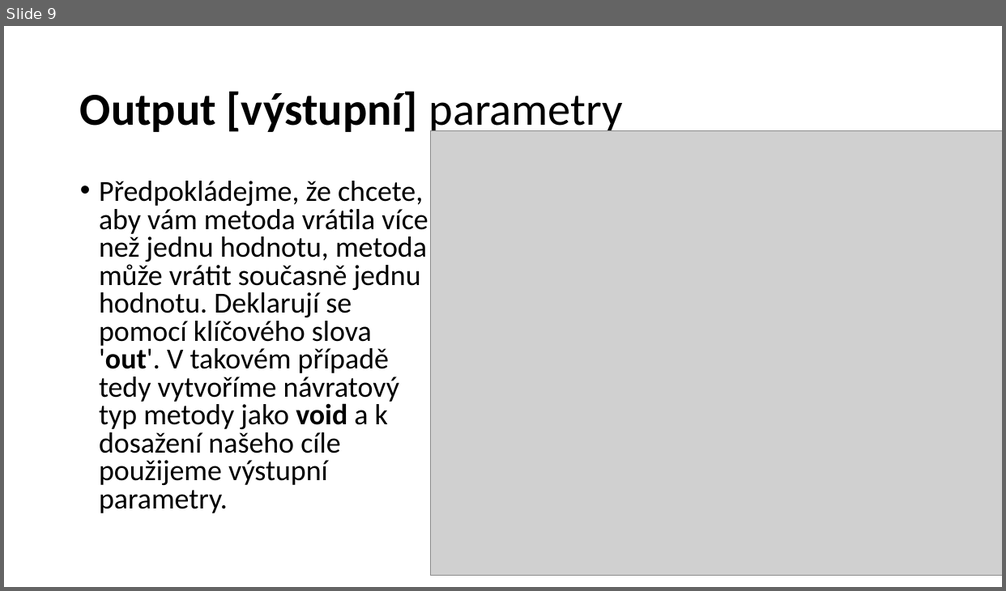
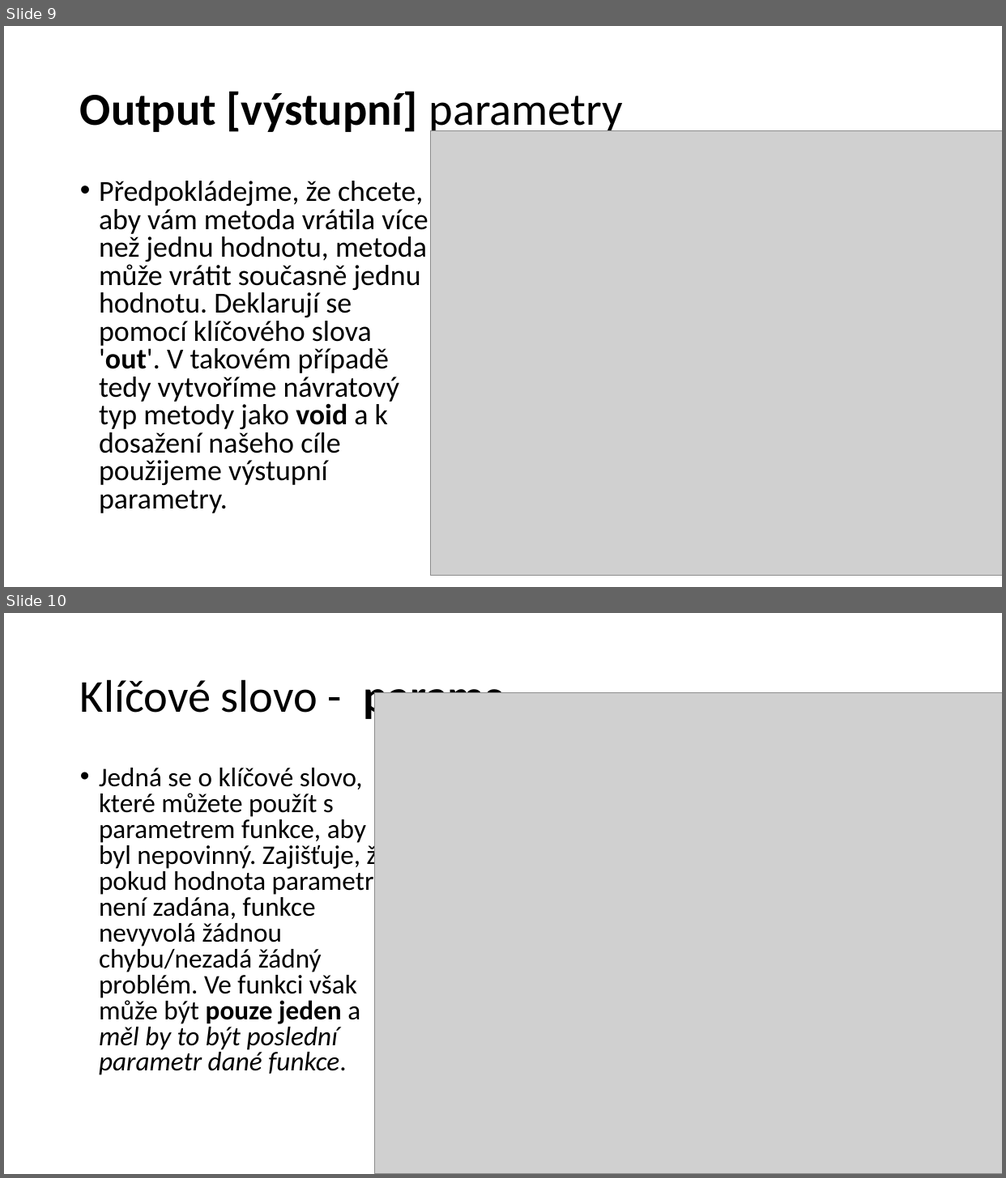
Before and after one commit to KubMakCZ/awesome-didaktika-programovani, a slide deck: metody.pptx. Shown one above the other, each under a label of ours: slide 9 before the commit, slides 9 and 10 after it. The pictures are 1006x591 and 1006x1178 pixels, drawn with LibreOffice and Linux fonts; fonts in the diff are those of the drawing; grey boxes stand for pictures. Boxes give left, top, right and bottom in pixels: in the first picture for what was removed or moved away, otherwise in the second. Text is boxed around its words. In the diff, an @@ line names an element or a change of style, - is before the commit and + after.

```diff
--- a/metody.pptx
+++ b/metody.pptx
@@ slide 10 added at (4,613,1002,1174), background #FFFFFF @@
@@ title added at (80,673,503,722), 44 pt, text #000000 @@
+Klíčové slovo - params
@@ picture added at (375,693,1002,1174) @@
@@ text added at (99,768,390,1076), 25.9 pt, text #000000 @@
+• Jedná se o klíčové slovo, které můžete použít s parametrem funkce, aby byl nepovinný. Zajišťuje, že pokud hodnota parametru není zadána, funkce nevyvolá žádnou chybu/nezadá žádný problém. Ve funkci však může být pouze jeden a měl by to být poslední parametr dané funkce.
```
Also in this commit, not shown: 2 slides changed, 1 other slide added.
